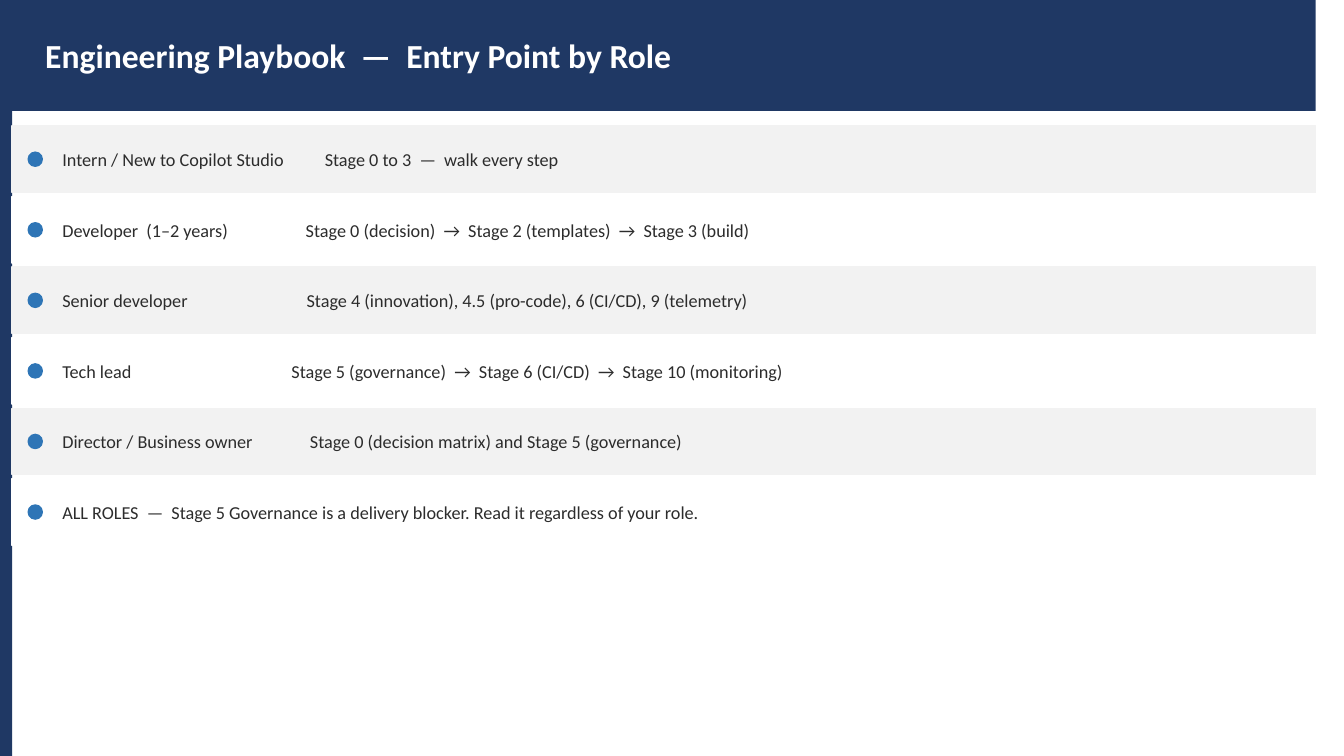
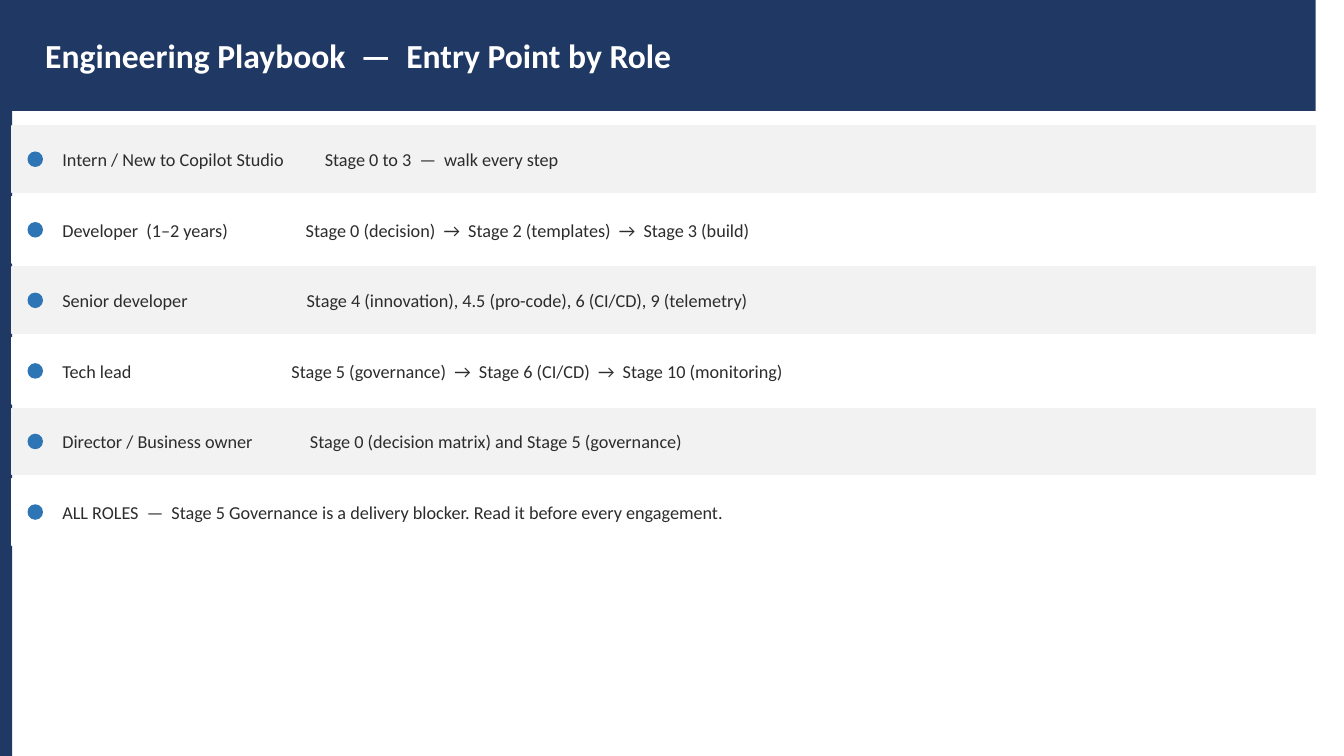
Before and after one commit to ramyabhargavi-p/copilot-studio-templates, a slide deck: slide 9 of docs/demo-prep-presentation.pptx (slide 8 before the commit). Drawn at 1344x756 pixels with LibreOffice and Linux fonts; fonts in the diff are those of the drawing. Boxes give left, top, right and bottom in pixels: in the first picture for what was removed or moved away, otherwise in the second. Text is boxed around its words. In the diff, an @@ line names an element or a change of style, - is before the commit and + after.

```diff
--- a/docs/demo-prep-presentation.pptx
+++ b/docs/demo-prep-presentation.pptx
@@ text at bbox=[62, 506, 723, 522]: text changed @@
-ALL ROLES — Stage 5 Governance is a delivery blocker. Read it regardless of your role.
+ALL ROLES — Stage 5 Governance is a delivery blocker. Read it before every engagement.
```
Also in this commit, not shown: 4 other slides changed, 5 slides added, 3 slides removed, 1 other file.
